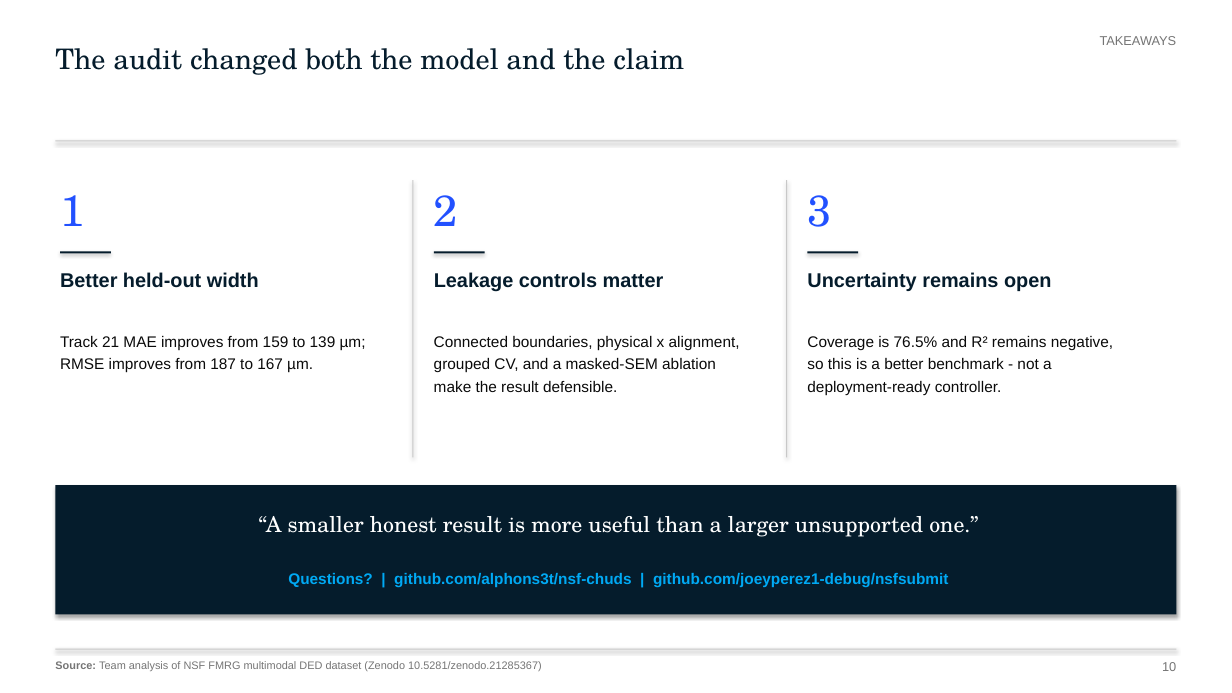
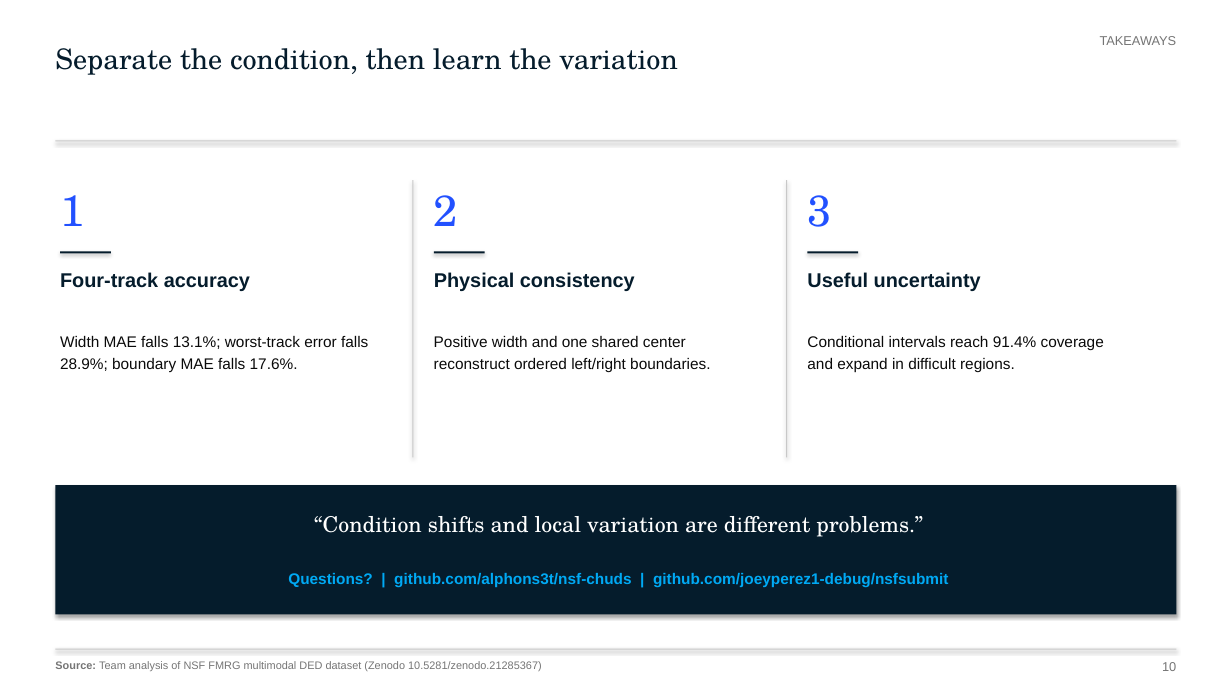
Before and after one commit to alphons3t/nsf-chuds, a slide deck: slide 10 of deliverables/presentation/FMRG_Final_Submission_Audited.pptx. Drawn at 1232x693 pixels with LibreOffice and Linux fonts; fonts in the diff are those of the drawing. Boxes give left, top, right and bottom in pixels: in the first picture for what was removed or moved away, otherwise in the second. Text is boxed around its words. In the diff, an @@ line names an element or a change of style, - is before the commit and + after.

```diff
--- a/deliverables/presentation/FMRG_Final_Submission_Audited.pptx
+++ b/deliverables/presentation/FMRG_Final_Submission_Audited.pptx
@@ text at (55, 48, 677, 75): text changed @@
-The audit changed both the model and the claim
+Separate the condition, then learn the variation
@@ text at (60, 272, 250, 291): text changed @@
-Better held-out width
+Four-track accuracy
@@ text at (434, 272, 635, 291): text changed @@
-Leakage controls matter
+Physical consistency
@@ text at (807, 272, 981, 291): text changed @@
-Uncertainty remains open
+Useful uncertainty
@@ text at (60, 336, 368, 372): text changed @@
-Track 21 MAE improves from 159 to 139 µm; RMSE improves from 187 to 167 µm.
+Width MAE falls 13.1%; worst-track error falls 28.9%; boundary MAE falls 17.6%.
@@ text at (434, 336, 710, 372): text changed @@
-Connected boundaries, physical x alignment, grouped CV, and a masked-SEM ablation make the result defensible.
+Positive width and one shared center reconstruct ordered left/right boundaries.
@@ text at (807, 336, 1104, 373): text changed @@
-Coverage is 76.5% and R² remains negative, so this is a better benchmark - not a deployment-ready controller.
+Conditional intervals reach 91.4% coverage and expand in difficult regions.
@@ text at (314, 516, 923, 537): text changed @@
-“A smaller honest result is more useful than a larger unsupported one.”
+“Condition shifts and local variation are different problems.”
```
Also in this commit, not shown: 9 other slides changed, 13 other files.
